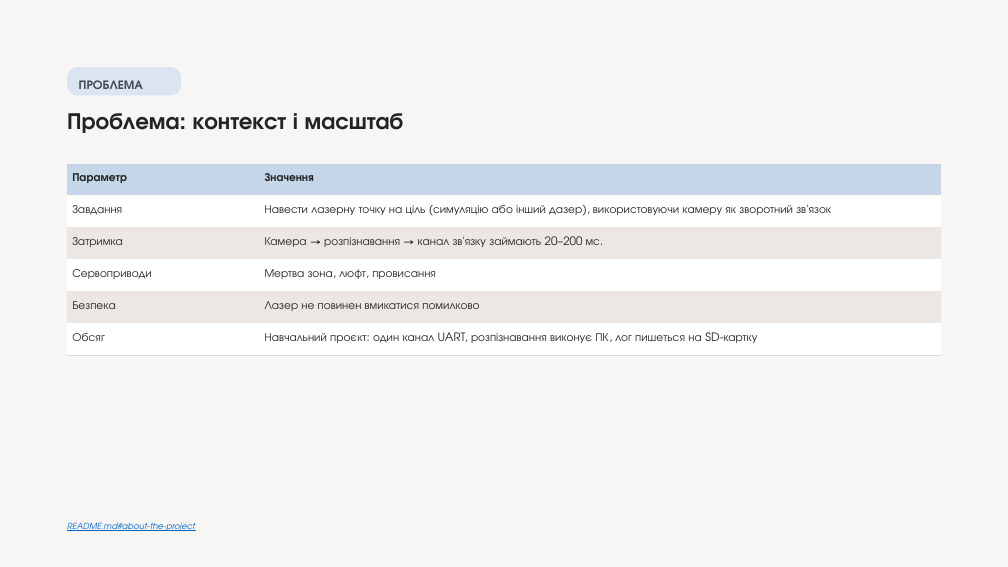
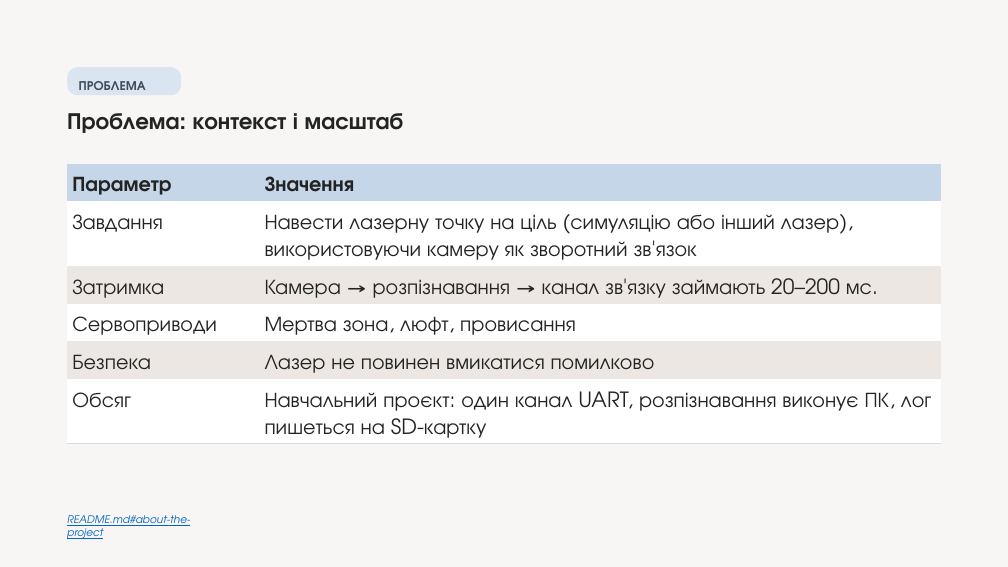
Before and after one commit to melnikvitaly/workshops, a slide deck: slide 2 of workshop-7-final_project/docs/assestment/presentation/Laser Gimbal with Camera Tracking on ESP32-S3.pptx. Drawn at 1008x567 pixels with LibreOffice and Linux fonts; fonts in the diff are those of the drawing. Boxes give left, top, right and bottom in pixels: in the first picture for what was removed or moved away, otherwise in the second. Text is boxed around its words. In the diff, an @@ line names an element or a change of style, - is before the commit and + after.

```diff
--- a/workshop-7-final_project/docs/assestment/presentation/Laser Gimbal with Camera Tracking on ESP32-S3.pptx
+++ b/workshop-7-final_project/docs/assestment/presentation/Laser Gimbal with Camera Tracking on ESP32-S3.pptx
@@ text "ПРОБЛЕМА" at (79,81,146,90): size 12 to 12.5 pt @@
@@ table at (67,163,941,507) @@
-row 2, column 2: Навести лазерну точку на ціль (симуляцію або інший дазер), використовуючи камеру як зворотний зв'язок
+row 2, column 2: Навести лазерну точку на ціль (симуляцію або інший лазер), використовуючи камеру як зворотний зв'язок
@@ size 11 to 20 pt in "Параметр", "Значення", "Завдання", "Затримка" and 7 more places @@
@@ text "README.md#about-the-project" at (67,515,190,539): size 8 to 10 pt @@
```
Also in this commit, not shown: 12 other slides changed, 1 other file.
